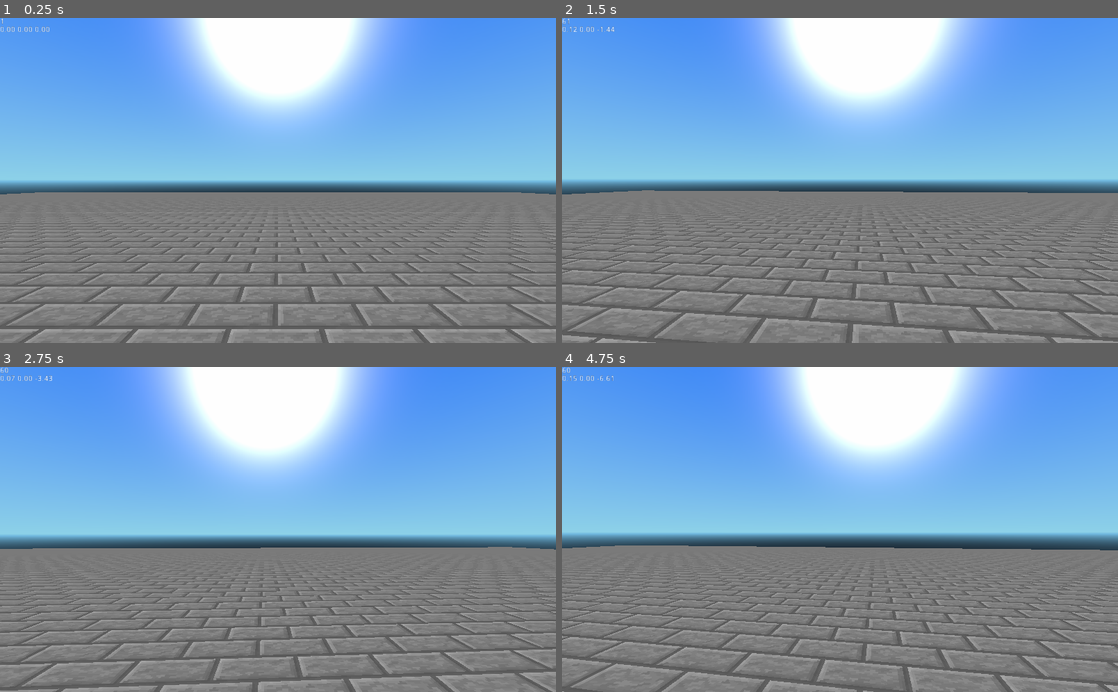
Above: before the commit, frames 1-4 (two rows, left to right).
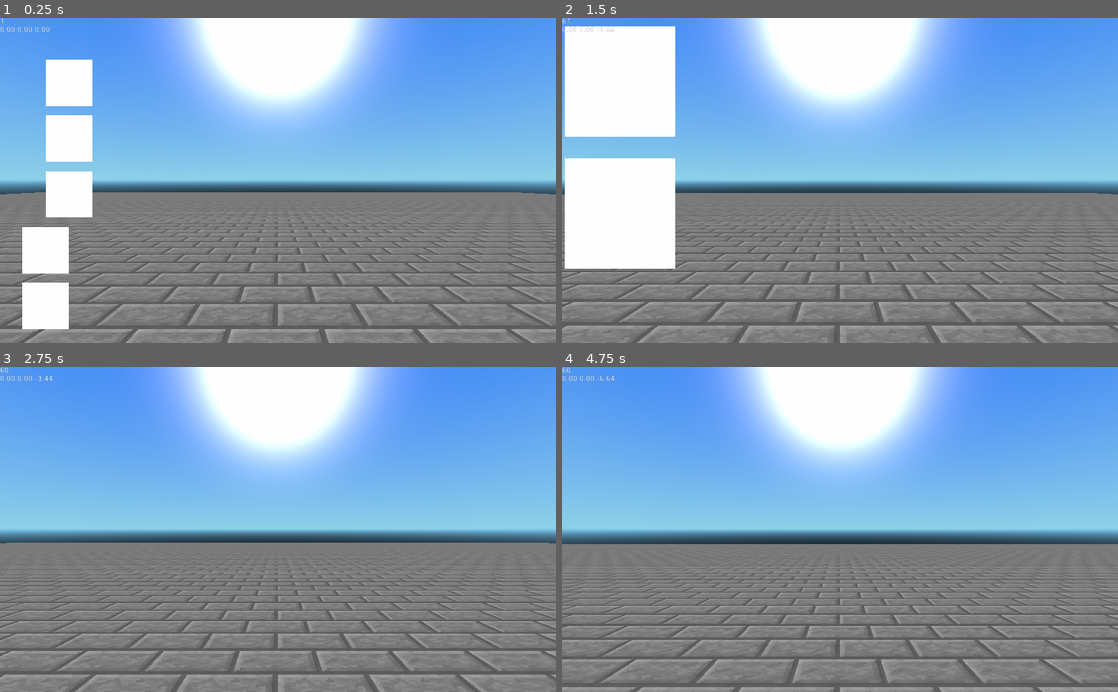
Above: after the commit, the same moments.

Repository: ewewukek/godot-fps
Game: Godot game, scene res://Main.tscn
Two runs of this game, one before a commit and one after it. Both use one fixed random seed, a clock stepped at 60 frames per second and the inputs below.
Inputs (mouse positions are in pixels of both pictures, inside the frame that each line leads up to):
- Up to frame 1 (0.25 s): no input
- Up to frame 2 (1.5 s): move the mouse to (867, 180) at 0.52 s; hold W (move_forward) from 0.53 s (still down); move the mouse to (812, 180) at 1.27 s
- Up to frame 3 (2.75 s): keep holding W (move_forward); move the mouse to (289, 523) at 2.02 s
- Up to frame 4 (4.75 s): keep holding W (move_forward); move the mouse to (834, 536) at 2.77 s; move the mouse to (878, 532) at 3.52 s; move the mouse to (795, 526) at 4.27 s

The runs differ from the first frame. In frame 1, 6.0% of the frame differs, in the area x 4-17%, y 12-96%; in frame 2, 33%, in the area x 0-100%, y 0-100%; in frame 3, 22%; in frame 4, 27%.

Commit message:
motion test

Diff:
--- a/Main.gd
+++ b/Main.gd
@@ -1,7 +1,7 @@
 extends Node
 
-func _ready():
-	Input.set_mouse_mode(Input.MOUSE_MODE_CAPTURED)
+#func _ready():
+#	Input.set_mouse_mode(Input.MOUSE_MODE_CAPTURED)
 
 func _process(delta):
 	if Input.is_action_just_pressed("ui_cancel"):
--- a/Main.tscn
+++ b/Main.tscn
@@ -1,9 +1,10 @@
-[gd_scene load_steps=7 format=2]
+[gd_scene load_steps=11 format=2]
 
 [ext_resource path="res://Main.gd" type="Script" id=1]
 [ext_resource path="res://DevHUD.tscn" type="PackedScene" id=2]
 [ext_resource path="res://Player.tscn" type="PackedScene" id=3]
 [ext_resource path="res://stone_bricks.png" type="Texture" id=4]
+[ext_resource path="res://Obj.tscn" type="PackedScene" id=5]
 
 [sub_resource type="SpatialMaterial" id=1]
 
@@ -66,7 +67,48 @@
 subdivide_width = 0
 subdivide_depth = 0
 
-[node name="Main" type="Node"]
+[sub_resource type="GDScript" id=4]
+
+script/source = "extends Spatial
+
+#func _ready():
+#	global_translate(Vector3(1.0 / 60.0, 0.0, 0.0))
+
+func _process(delta):
+	global_translate(Vector3(delta, 0.0, 0.0))
+	if transform.origin.x > 2.5:
+		transform.origin.x -= 5
+"
+
+[sub_resource type="GDScript" id=5]
+
+script/source = "extends Spatial
+
+var offset
+
+func _ready():
+	offset = OS.get_ticks_msec()
+
+func _process(delta):
+	var time = fmod((OS.get_ticks_msec() - offset) / 1000.0, 5.0)
+	transform.origin.x = -2.5 + time
+"
+
+[sub_resource type="GDScript" id=6]
+
+script/source = "extends Spatial
+
+var offset
+
+func _ready():
+	offset = OS.get_ticks_usec()
+
+func _process(delta):
+	var time = fmod((OS.get_ticks_usec() - offset) / 1000000.0, 5.0)
+	transform.origin.x = -2.5 + time
+"
+
+[node name="Main" type="Node" index="0"]
 
 script = ExtResource( 1 )
 
@@ -91,3 +133,31 @@
 skeleton = NodePath("..")
 material/0 = null
 _sections_unfolded = [ "Transform", "material" ]
+
+[node name="Obj_simple_delta" parent="World" index="1" instance=ExtResource( 5 )]
+
+transform = Transform( 1, 0, 0, 0, 1, 0, 0, 0, 1, -2.5, 2.65, -2.5 )
+script = SubResource( 4 )
+_sections_unfolded = [ "Transform" ]
+
+[node name="Obj_ticks_msec" parent="World" index="2" instance=ExtResource( 5 )]
+
+transform = Transform( 1, 0, 0, 0, 1, 0, 0, 0, 1, -2.5, 2.05, -2.5 )
+script = SubResource( 5 )
+_sections_unfolded = [ "Transform" ]
+
+[node name="Obj_ticks_usec" parent="World" index="3" instance=ExtResource( 5 )]
+
+transform = Transform( 1, 0, 0, 0, 1, 0, 0, 0, 1, -2.5, 1.45, -2.5 )
+script = SubResource( 6 )
+_sections_unfolded = [ "Transform" ]
+
+[node name="Obj4" parent="World" index="4" instance=ExtResource( 5 )]
+
+transform = Transform( 1, 0, 0, 0, 1, 0, 0, 0, 1, -2.5, 0.85, -2.5 )
+_sections_unfolded = [ "Transform" ]
+
+[node name="Obj5" parent="World" index="5" instance=ExtResource( 5 )]
+
+transform = Transform( 1, 0, 0, 0, 1, 0, 0, 0, 1, -2.5, 0.25, -2.5 )
+_sections_unfolded = [ "Transform" ]
--- /dev/null
+++ b/Obj.tscn
@@ -0,0 +1,75 @@
+[gd_scene load_steps=3 format=2]
+
+[sub_resource type="SpatialMaterial" id=2]
+
+render_priority = 0
+flags_transparent = false
+flags_unshaded = true
+flags_vertex_lighting = false
+flags_no_depth_test = false
+flags_use_point_size = false
+flags_world_triplanar = false
+flags_fixed_size = false
+flags_albedo_tex_force_srgb = false
+vertex_color_use_as_albedo = false
+vertex_color_is_srgb = false
+params_diffuse_mode = 0
+params_specular_mode = 0
+params_blend_mode = 0
+params_cull_mode = 0
+params_depth_draw_mode = 0
+params_line_width = 1.0
+params_point_size = 1.0
+params_billboard_mode = 0
+params_grow = false
+params_use_alpha_scissor = false
+albedo_color = Color( 1, 1, 1, 1 )
+metallic = 0.0
+metallic_specular = 0.5
+metallic_texture_channel = 0
+roughness = 0.0
+roughness_texture_channel = 0
+emission_enabled = false
+normal_enabled = false
+rim_enabled = false
+clearcoat_enabled = false
+anisotropy_enabled = false
+ao_enabled = false
+depth_enabled = false
+subsurf_scatter_enabled = false
+transmission_enabled = false
+refraction_enabled = false
+detail_enabled = false
+uv1_scale = Vector3( 1, 1, 1 )
+uv1_offset = Vector3( 0, 0, 0 )
+uv1_triplanar = false
+uv1_triplanar_sharpness = 1.0
+uv2_scale = Vector3( 1, 1, 1 )
+uv2_offset = Vector3( 0, 0, 0 )
+uv2_triplanar = false
+uv2_triplanar_sharpness = 1.0
+proximity_fade_enable = false
+distance_fade_enable = false
+
+[sub_resource type="QuadMesh" id=1]
+
+material = SubResource( 2 )
+custom_aabb = AABB( 0, 0, 0, 0, 0, 0 )
+size = Vector2( 0.5, 0.5 )
+
+[node name="Obj" type="Spatial"]
+
+[node name="Mesh" type="MeshInstance" parent="." index="0"]
+
+layers = 1
+material_override = null
+cast_shadow = 1
+extra_cull_margin = 0.0
+use_in_baked_light = false
+lod_min_distance = 0.0
+lod_min_hysteresis = 0.0
+lod_max_distance = 0.0
+lod_max_hysteresis = 0.0
+mesh = SubResource( 1 )
+skeleton = NodePath("..")
+material/0 = null
